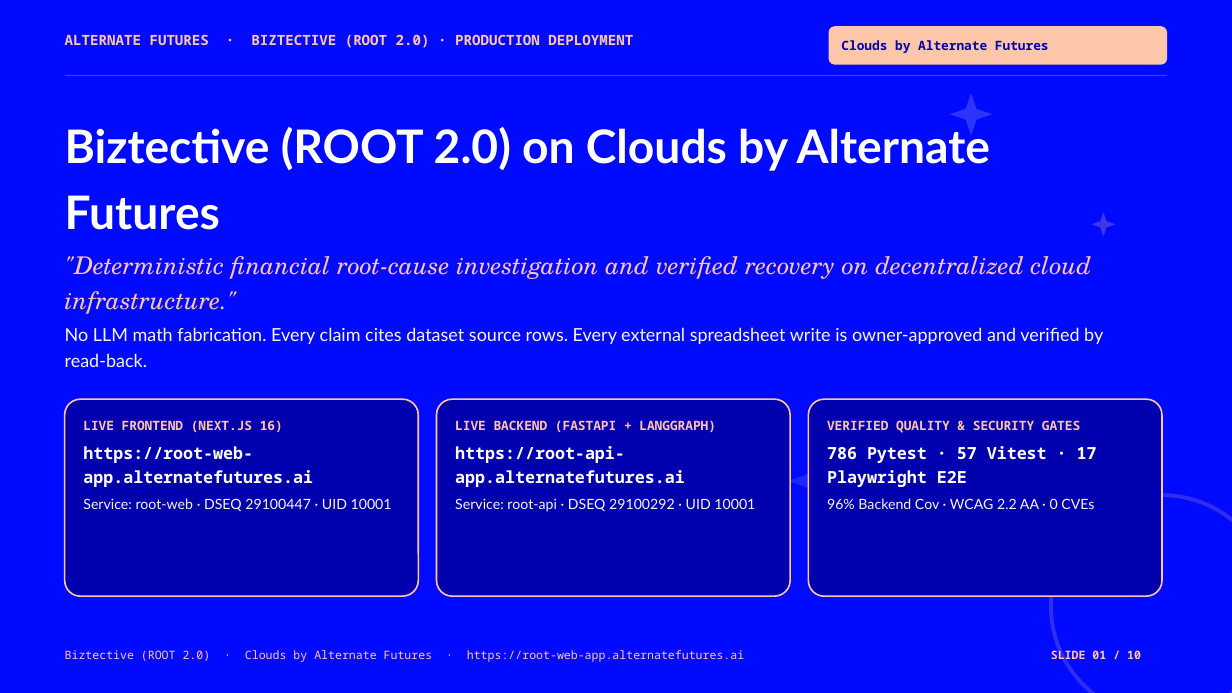
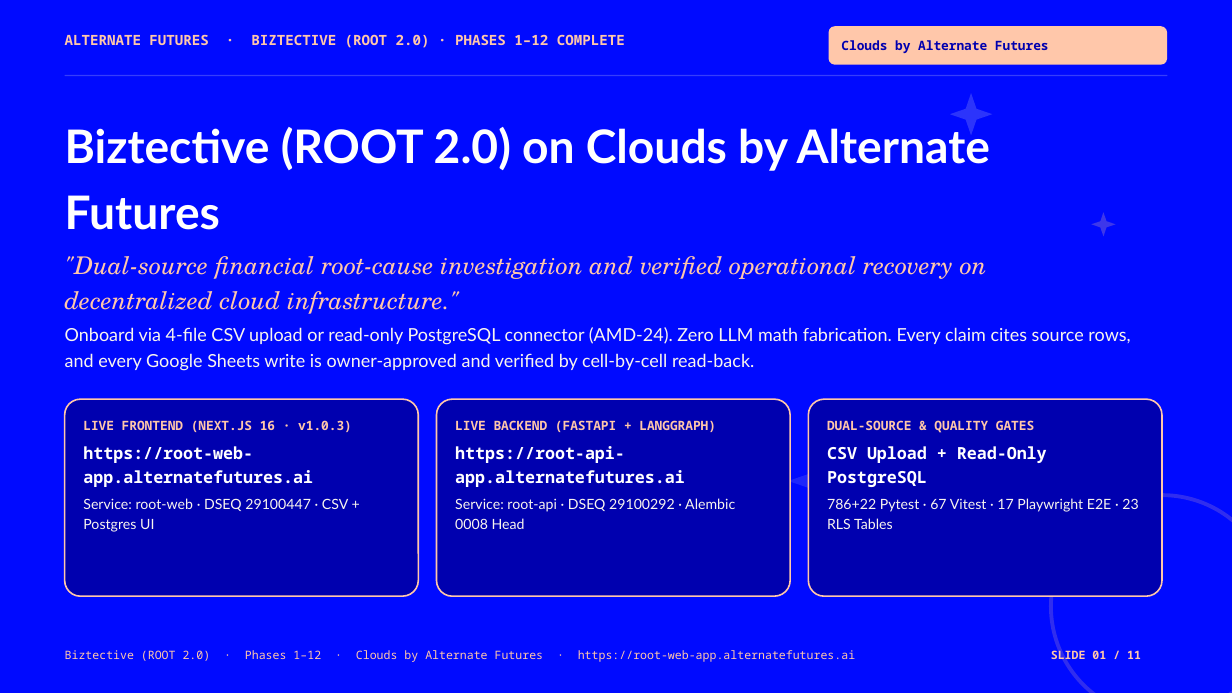
Before and after one commit to MahateerMuhammad/Biztective, a slide deck: slide 1 of docs/Biztective_Alternate_Futures_Deck.pptx. Drawn at 1232x693 pixels with LibreOffice and Linux fonts; fonts in the diff are those of the drawing. Boxes give left, top, right and bottom in pixels: in the first picture for what was removed or moved away, otherwise in the second. Text is boxed around its words. In the diff, an @@ line names an element or a change of style, - is before the commit and + after.

```diff
--- a/docs/Biztective_Alternate_Futures_Deck.pptx
+++ b/docs/Biztective_Alternate_Futures_Deck.pptx
@@ text at (65,34,625,48): text changed @@
-ALTERNATE FUTURES · BIZTECTIVE (ROOT 2.0) · PRODUCTION DEPLOYMENT
+ALTERNATE FUTURES · BIZTECTIVE (ROOT 2.0) · PHASES 1–12 COMPLETE
@@ text at (65,256,1130,371): text changed @@
-"Deterministic financial root-cause investigation and verified recovery on decentralized cloud infrastructure."
-No LLM math fabrication. Every claim cites dataset source rows. Every external spreadsheet write is owner-approved and verified by read-back.
+"Dual-source financial root-cause investigation and verified operational recovery on decentralized cloud infrastructure."
+Onboard via 4-file CSV upload or read-only PostgreSQL connector (AMD-24). Zero LLM math fabrication. Every claim cites source rows, and every Google Sheets write is owner-approved and verified by cell-by-cell read-back.
@@ text in rounded rectangle at (83,420,352,432): text changed @@
-LIVE FRONTEND (NEXT.JS 16)
+LIVE FRONTEND (NEXT.JS 16 · v1.0.3)
@@ text in rounded rectangle at (827,420,1138,529): text changed; size 13 to 11 pt; text colour #FFFFFF to #F9F5EE @@
-VERIFIED QUALITY & SECURITY GATES
-786 Pytest · 57 Vitest · 17 Playwright E2E
-96% Backend Cov · WCAG 2.2 AA · 0 CVEs
+DUAL-SOURCE & QUALITY GATES
+CSV Upload + Read-Only PostgreSQL
+786+22 Pytest · 67 Vitest · 17 Playwright E2E · 23 RLS Tables
@@ text in rounded rectangle at (83,498,348,532): text changed @@
-Service: root-web · DSEQ 29100447 · UID 10001
+Service: root-web · DSEQ 29100447 · CSV + Postgres UI
@@ text in rounded rectangle at (455,498,735,529): text changed @@
-Service: root-api · DSEQ 29100292 · UID 10001
+Service: root-api · DSEQ 29100292 · Alembic 0008 Head
@@ text at (65,650,855,662): text changed @@
-Biztective (ROOT 2.0) · Clouds by Alternate Futures · https://root-web-app.alternatefutures.ai
+Biztective (ROOT 2.0) · Phases 1–12 · Clouds by Alternate Futures · https://root-web-app.alternatefutures.ai
@@ text at (1051,648,1141,663): text changed @@
-SLIDE 01 / 10
+SLIDE 01 / 11
```
Also in this commit, not shown: 9 other slides changed, 1 slide added, 3 other files.
